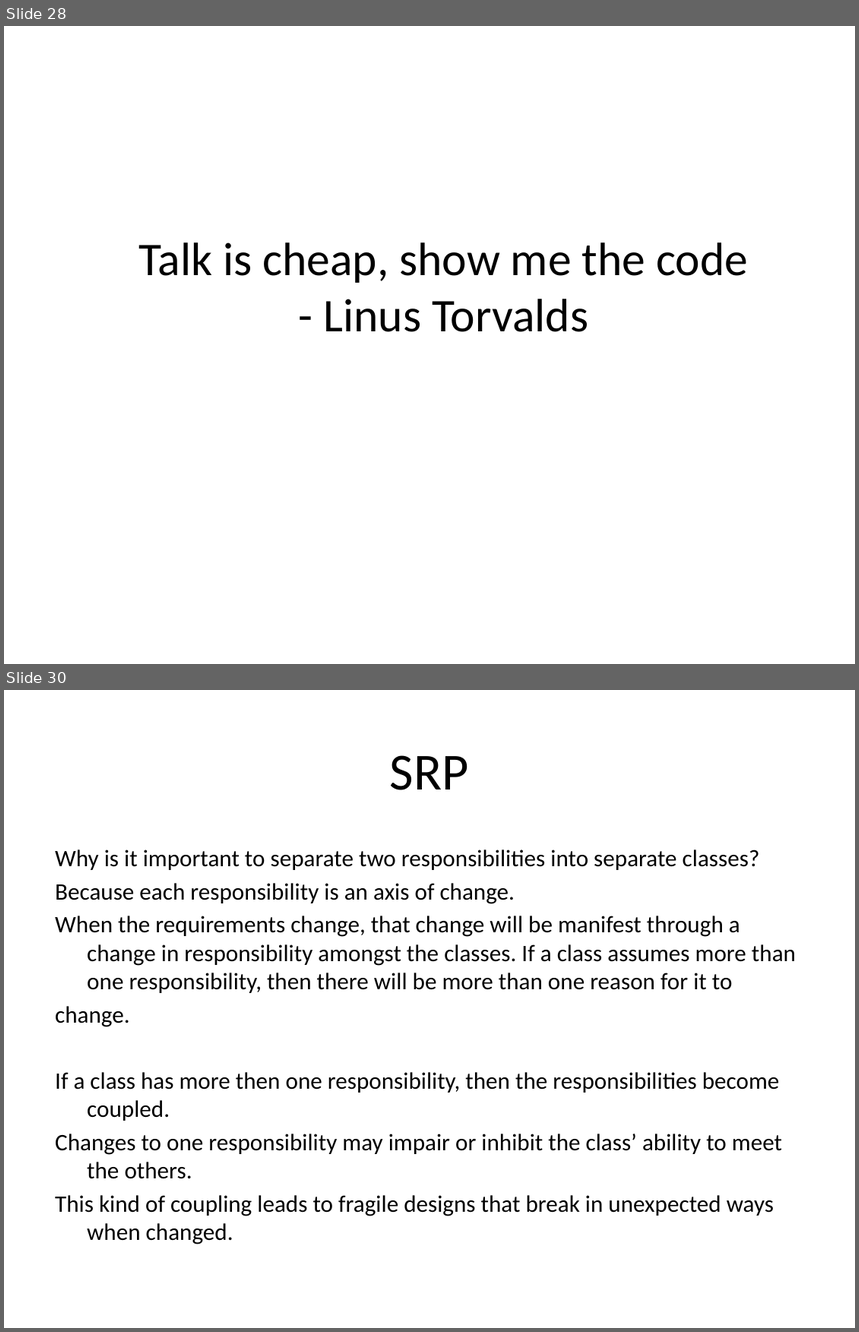
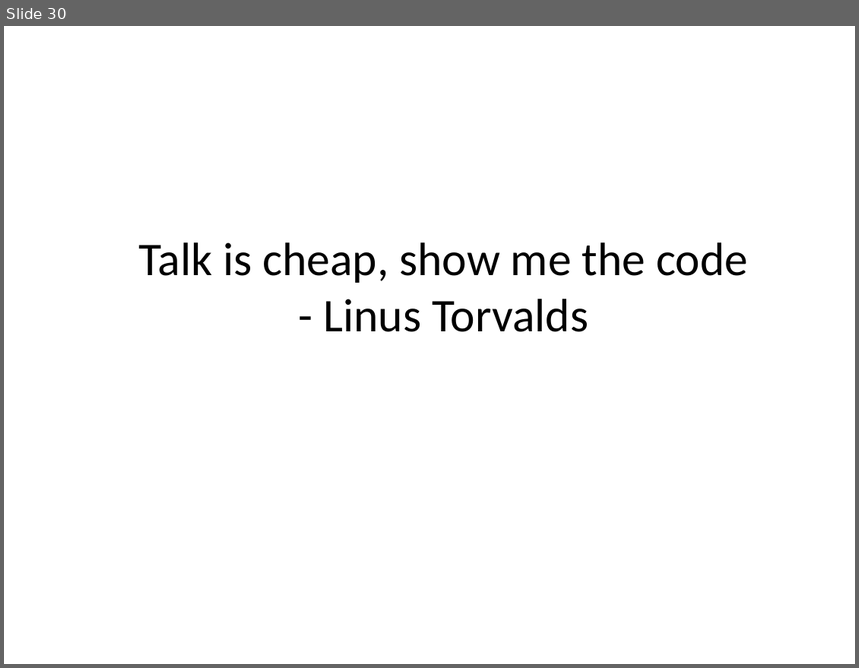
Before and after one commit to sameeri/solid, a slide deck: SOLID Principles of OOD v2.pptx. Shown one above the other, each under a label of ours: slides 28 and 30 before the commit, slide 30 after it; the slides between them are not shown. The pictures are 859x1332 and 859x668 pixels, drawn with LibreOffice and Linux fonts; fonts in the diff are those of the drawing. Boxes give left, top, right and bottom in pixels: in the first picture for what was removed or moved away, otherwise in the second. Text is boxed around its words. In the diff, an @@ line names an element or a change of style, - is before the commit and + after.

```diff
--- a/SOLID Principles of OOD v2.pptx
+++ b/SOLID Principles of OOD v2.pptx
@@ slide 30 removed at bbox=[4, 690, 855, 1328], background #FFFFFF @@
@@ title removed at bbox=[390, 755, 469, 790] @@
-SRP
@@ text removed at bbox=[55, 850, 796, 1245] @@
-Why is it important to separate two responsibilities into separate classes?
-Because each responsibility is an axis of change.
-When the requirements change, that change will be manifest through a change in responsibility amongst the classes. If a class assumes more than one responsibility, then there will be more than one reason for it to
-change.
-If a class has more then one responsibility, then the responsibilities become coupled.
-Changes to one responsibility may impair or inhibit the class’ ability to meet the others.
-This kind of coupling leads to fragile designs that break in unexpected ways when changed.
@@ what was slide 28 is now slide 30 @@
```
Also in this commit, not shown: 11 slides changed, 10 slides added, 4 other slides removed.
